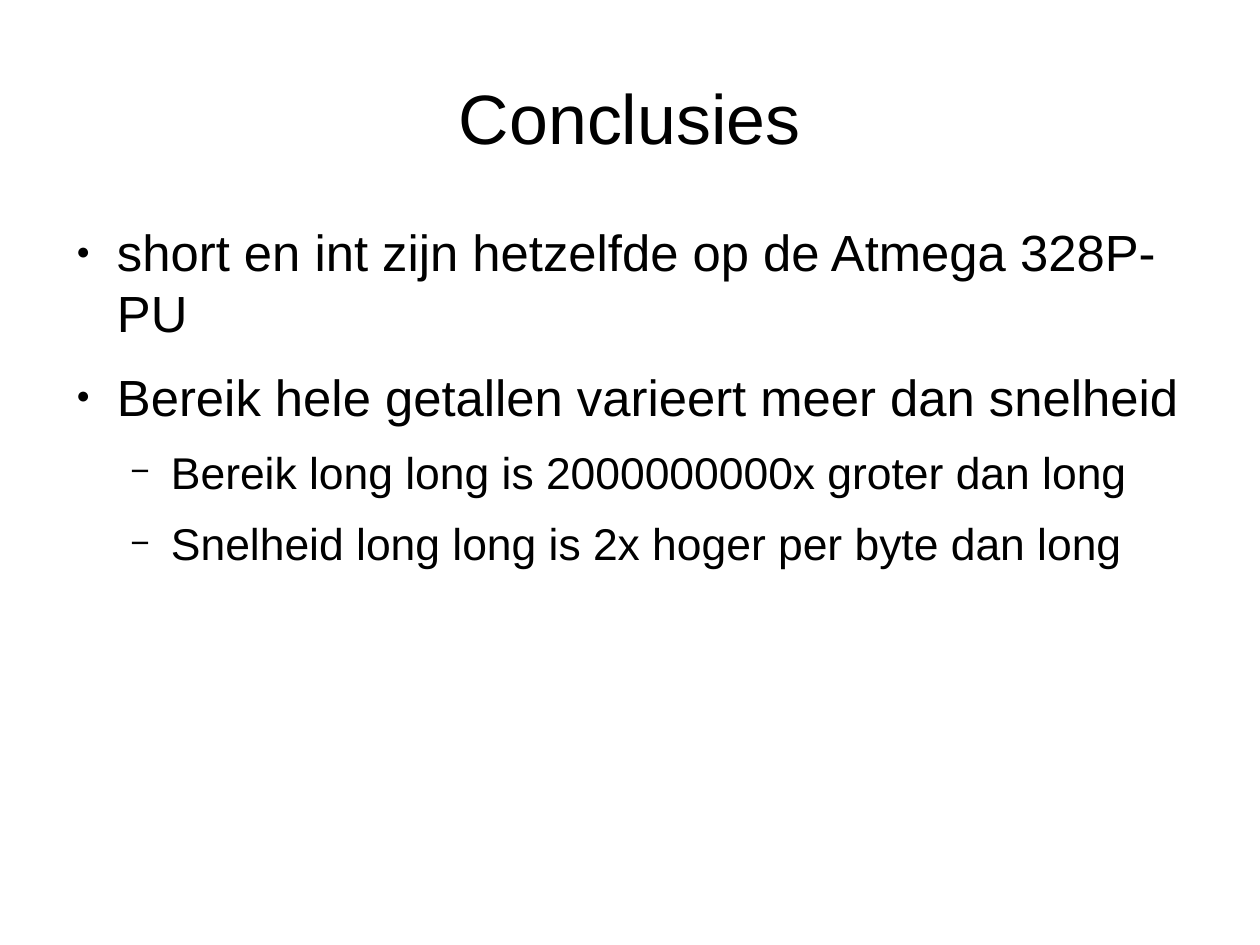
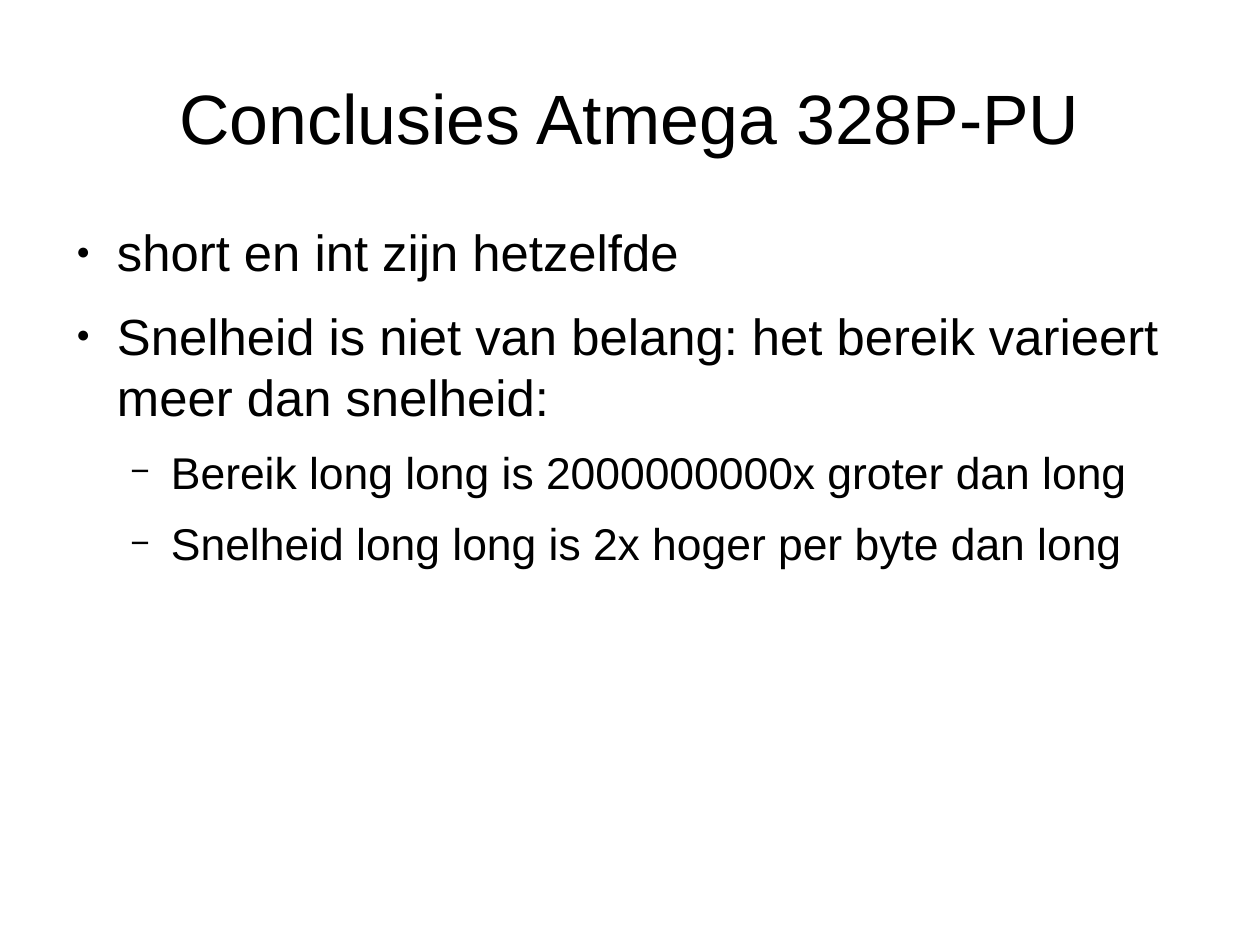
Before and after one commit to djog/arduino_cursus, a slide deck: slide 16 of Raw/DataTypesVanGetallenEnSnelheid.odp. Drawn at 1260x945 pixels with LibreOffice and Linux fonts; fonts in the diff are those of the drawing. Boxes give left, top, right and bottom in pixels: in the first picture for what was removed or moved away, otherwise in the second. Text is boxed around its words. In the diff, an @@ line names an element or a change of style, - is before the commit and + after.

```diff
--- a/Raw/DataTypesVanGetallenEnSnelheid.odp
+++ b/Raw/DataTypesVanGetallenEnSnelheid.odp
@@ title at (179, 93, 1079, 157): text changed @@
-Conclusies
+Conclusies Atmega 328P-PU
@@ text at (117, 234, 1158, 417): text changed @@
-● short en int zijn hetzelfde op de Atmega 328P-PU
-● Bereik hele getallen varieert meer dan snelheid
+● short en int zijn hetzelfde
+● Snelheid is niet van belang: het bereik varieert meer dan snelheid:
```
Also in this commit, not shown: 7 other slides changed, 2 slides added, 2 slides removed, 15 other files.
